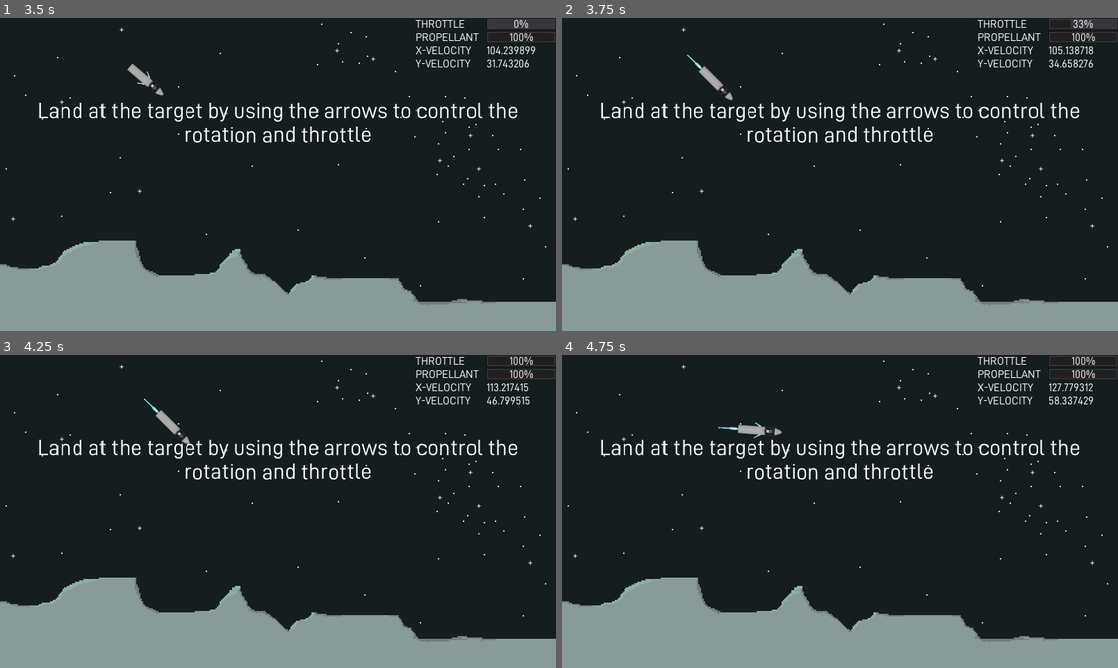
Above: before the commit, frames 1-4 (two rows, left to right).
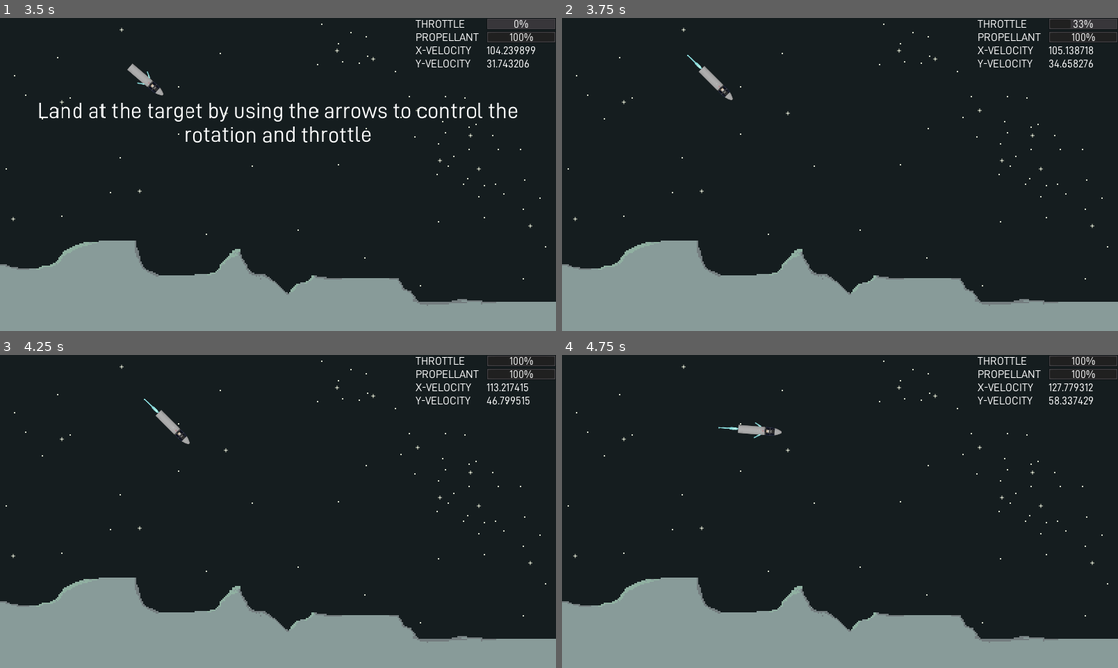
Above: after the commit, the same moments.

Repository: pbrandt1/lunar-lander
Game: Godot game, scene res://Main.tscn
Two runs of this game, one before a commit and one after it. Both use one fixed random seed, a clock stepped at 60 frames per second and the inputs below.
Inputs:
- Up to frame 1 (3.5 s): click "START" at 0.5 s; hold Right (ui_right) 1.28-2.03 s; hold Down (ui_down) 2.03-2.78 s; hold Right (ui_right) from 2.78 s (still down)
- Up to frame 2 (3.75 s): release Right (ui_right) at 3.53 s; hold Up (ui_up) from 3.53 s (still down)
- Up to frame 3 (4.25 s): keep holding Up (ui_up)
- Up to frame 4 (4.75 s): release Up (ui_up) at 4.28 s; hold Left (ui_left) from 4.28 s (still down)

Frame 1 is identical in both runs. In frame 2, 1.9% of the frame differs, in the area x 7-94%, y 27-40%; in frame 3, 1.8%; in frame 4, 1.9%.

Commit message:
adding screenshot

Diff:
--- a/HUD.gd
+++ b/HUD.gd
@@ -25,3 +25,4 @@
 func _on_StartButton_pressed():
 	emit_signal("start_game")
 	$StartButton.hide()
+	$MessageTimer.start()
--- a/Vehicle.gd
+++ b/Vehicle.gd
@@ -5,7 +5,7 @@
 export var gravity_acc = 1.625 * 5
 export var vx_max = 2
 export var vy_max = 10
-export var tilt_max = 10 # deg
+export var tilt_max = 20 # deg
 
 var velocity = Vector2()
 var throttle = 0.0
Binary file added: assets/art/Screenshot.png
Not shown, changed: README.md
